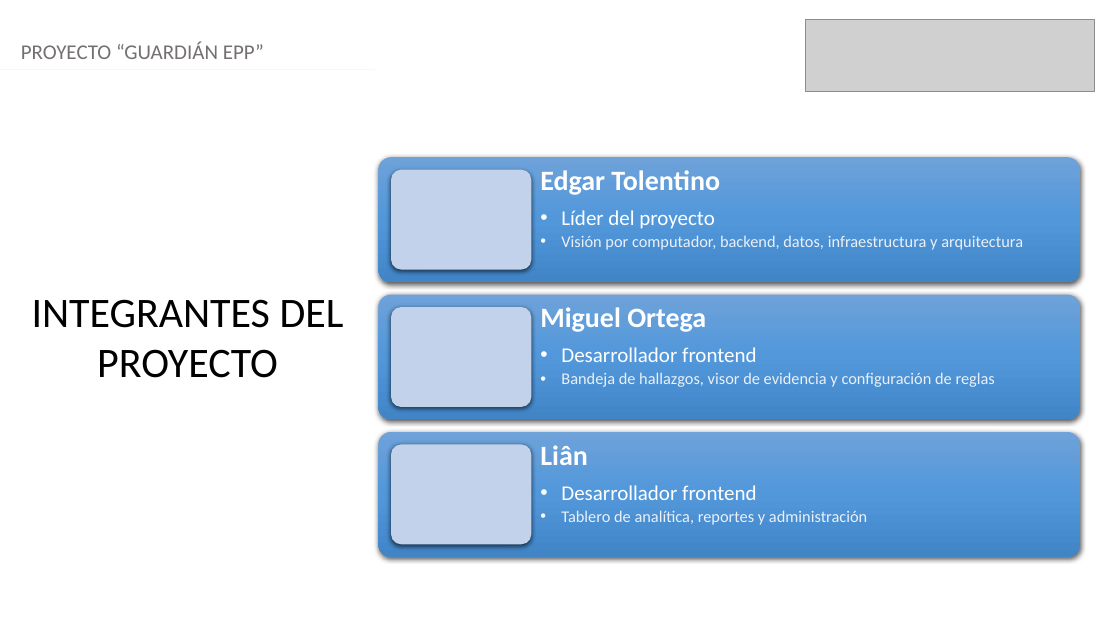
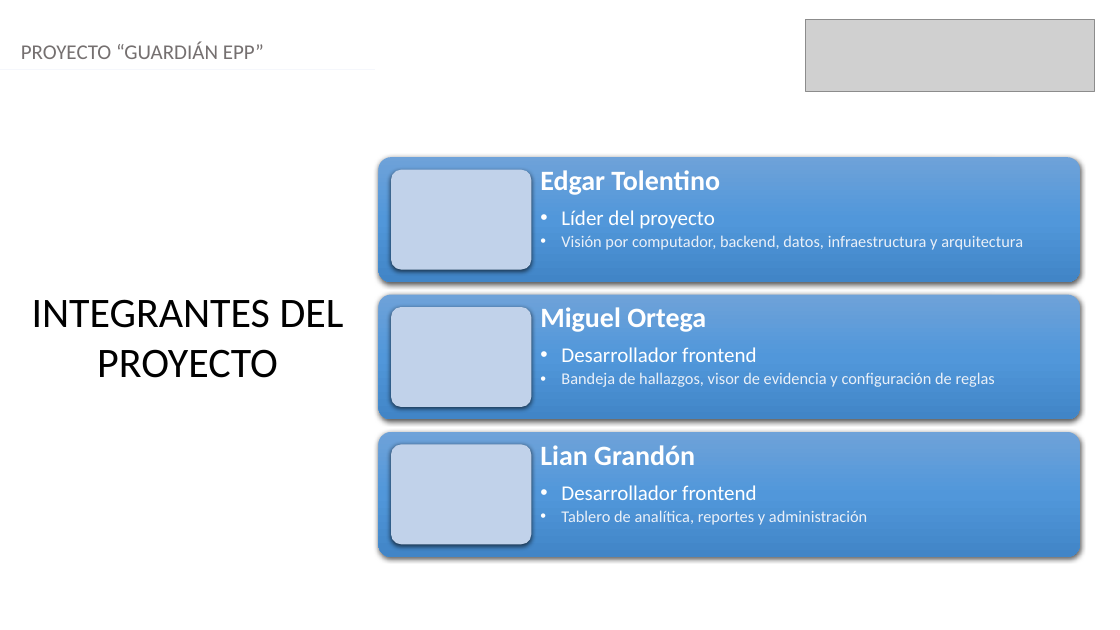
Before and after one commit to EdgarTolentino/proyecto-capstone-2026, a slide deck: slide 2 of Fase 1/Evidencias Grupales/Presentación Proyecto.pptx. Drawn at 1120x630 pixels with LibreOffice and Linux fonts; fonts in the diff are those of the drawing; grey boxes stand for pictures. Boxes give left, top, right and bottom in pixels: in the first picture for what was removed or moved away, otherwise in the second. Text is boxed around its words. In the diff, an @@ line names an element or a change of style, - is before the commit and + after.

```diff
--- a/Fase 1/Evidencias Grupales/Presentación Proyecto.pptx
+++ b/Fase 1/Evidencias Grupales/Presentación Proyecto.pptx
@@ text at (540, 445, 695, 465): text changed @@
-Liân
+Lian Grandón
```
Also in this commit, not shown: 1 other slide changed, 1 other file.
